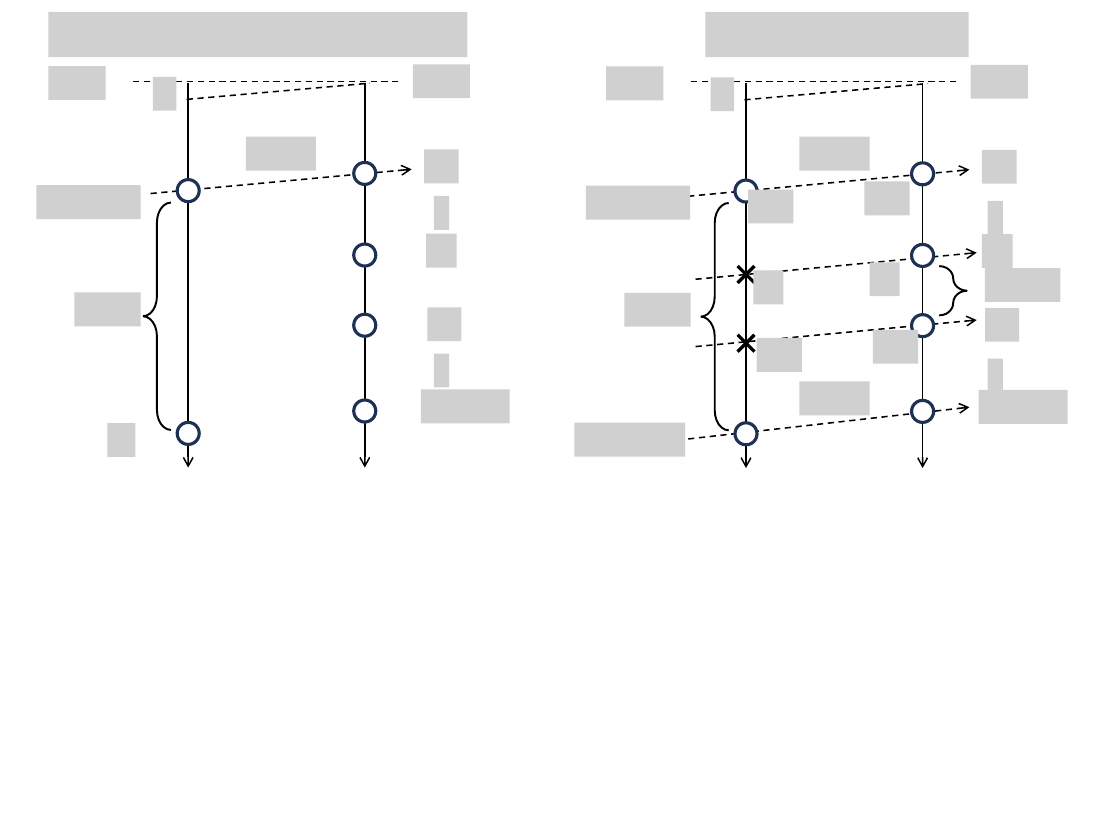
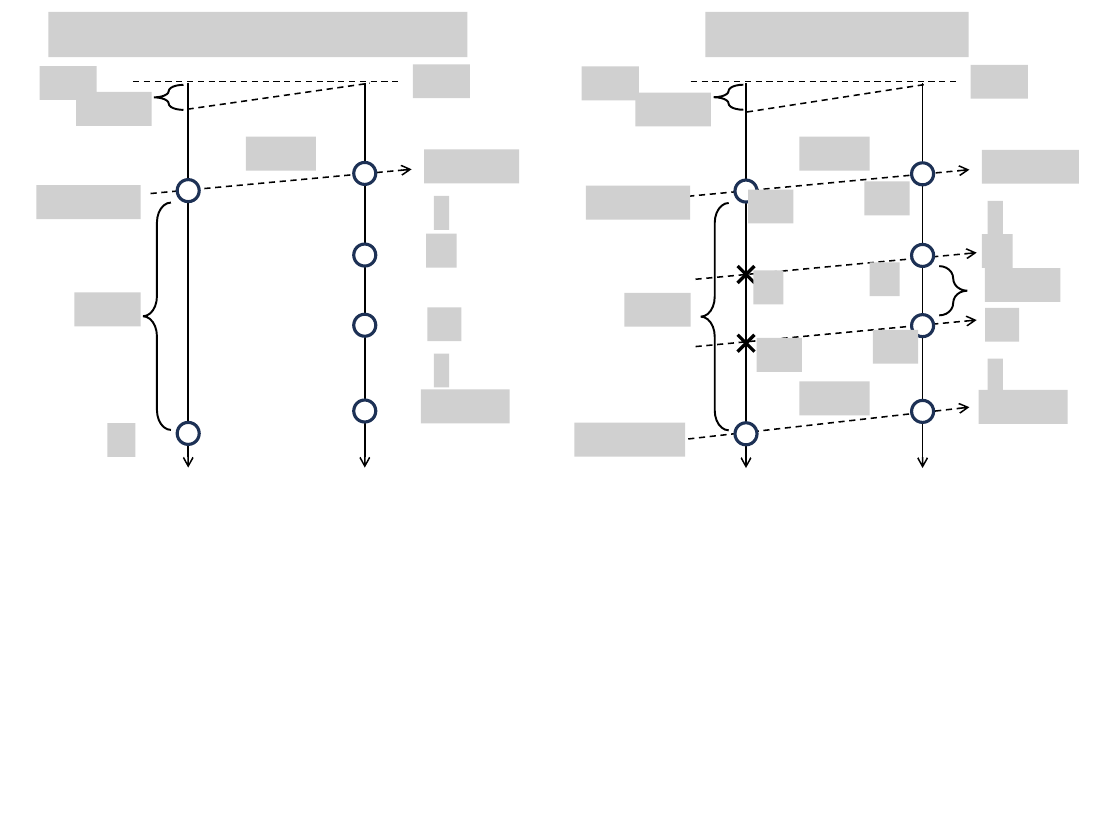
Before and after one commit to ikndeva/maxrep2025new, a slide deck: slide 3 of latex.atoc/fig/turufig.pptx. Drawn at 1120x840 pixels with LibreOffice and Linux fonts; fonts in the diff are those of the drawing; grey boxes stand for pictures. Boxes give left, top, right and bottom in pixels: in the first picture for what was removed or moved away, otherwise in the second. Text is boxed around its words. In the diff, an @@ line names an element or a change of style, - is before the commit and + after.

```diff
--- a/latex.atoc/fig/turufig.pptx
+++ b/latex.atoc/fig/turufig.pptx
@@ picture: place and size @@
-picture at (48, 66, 105, 100)
+picture at (39, 66, 96, 100)
@@ picture removed at (153, 77, 177, 111) @@
@@ left brace added at (153, 85, 183, 110), outline #000000 1.25 pt @@
@@ line moved from (187, 100) - (370, 83) to (188, 109) - (370, 83) @@
@@ picture: place and size @@
-picture at (606, 66, 663, 100)
+picture at (581, 66, 638, 100)
@@ picture removed at (711, 77, 735, 111) @@
@@ left brace added at (713, 85, 743, 110), outline #000000 1.25 pt @@
@@ line moved from (745, 100) - (927, 84) to (747, 112) - (926, 84) @@
@@ picture added at (76, 92, 151, 125) @@
@@ picture added at (635, 93, 710, 127) @@
@@ picture: place and size @@
-picture at (424, 149, 459, 183)
+picture at (424, 149, 520, 183)
@@ picture: place and size @@
-picture at (982, 150, 1017, 184)
+picture at (982, 150, 1080, 184)
```
Also in this commit, not shown: 6 other files.
